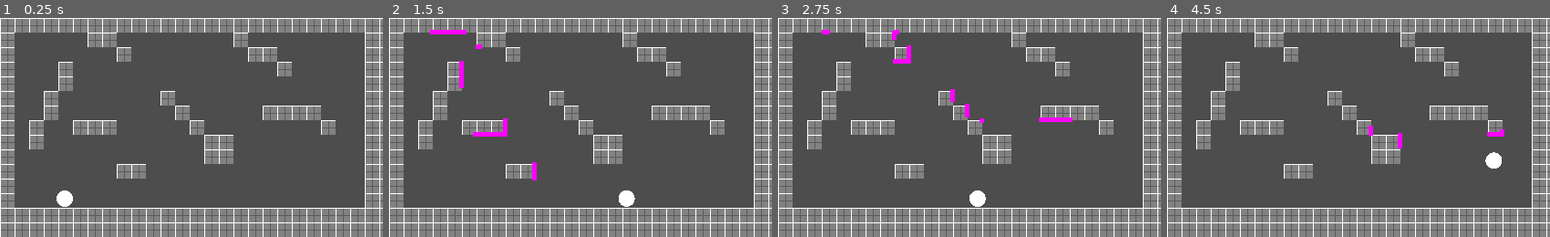
Above: before the commit, frames 1-4 (left to right).
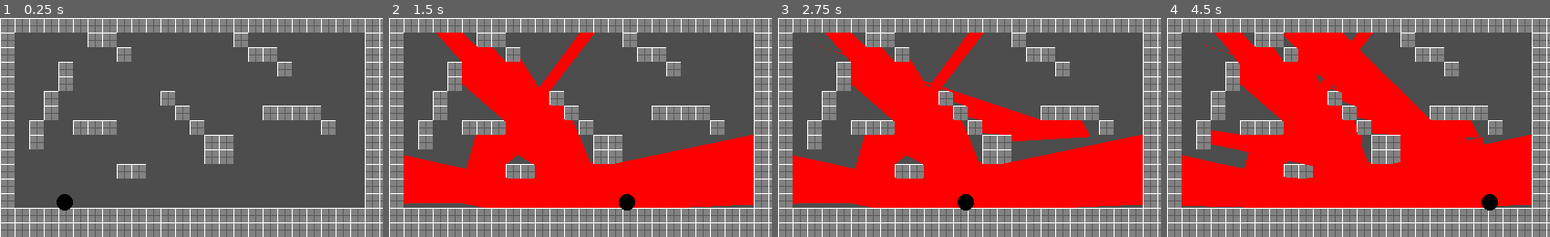
Above: after the commit, the same moments.

Repository: KingOfSpadesJFK/bhleg
Game: Godot game, scene res://levels/test_level.tscn
Two runs of this game, one before a commit and one after it. Both use one fixed random seed, a clock stepped at 60 frames per second and the inputs below.
Inputs (mouse positions are in pixels of both pictures, inside the frame that each line leads up to):
- Up to frame 1 (0.25 s): no input
- Up to frame 2 (1.5 s): tap Enter at 0.5 s; move the mouse to (664, 116) at 0.52 s; press the mouse at (664, 116) at 0.53 s; hold D (player_right) from 0.53 s (still down); tap Space (player_jump) at 0.77 s; move the mouse to (503, 138) at 1.27 s; release the mouse at (503, 138) at 1.28 s; click (503, 138) at 1.35 s
- Up to frame 3 (2.75 s): tap Space (player_jump) at 1.52 s; move the mouse to (1007, 79) at 2.02 s; release D (player_right) at 2.03 s; press the mouse at (1007, 79) at 2.03 s; hold A (player_left) from 2.03 s (still down)
- Up to frame 4 (4.5 s): move the mouse to (1339, 171) at 2.77 s; release A (player_left) at 2.78 s; release the mouse at (1339, 171) at 2.78 s; hold D (player_right) 2.78-4.28 s; click (1339, 171) at 2.85 s; tap Space (player_jump) at 3.02, 3.77 s; move the mouse to (1473, 160) at 3.52 s; press the mouse at (1473, 160) at 3.53 s; move the mouse to (1243, 94) at 4.27 s; release the mouse at (1243, 94) at 4.28 s; hold A (player_left) from 4.28 s (still down); click (1243, 94) at 4.35 s

The runs differ from the first frame. In frame 1, 0.3% of the frame differs, in the area x 14-20%, y 78-88%; in frame 2, 32%; in frame 3, 36%; in frame 4, 44%, in the area x 3-96%, y 6-88%.

Commit message:
flash creates polygons

Diff:
--- a/levels/test_level.tscn
+++ b/levels/test_level.tscn
@@ -11,5 +11,6 @@
 layer_0/tile_data = PackedInt32Array(917503, 65536, 1, 983039, 65536, 1, 1048575, 65536, 1, 1114111, 65536, 1, 851968,  …(4245 unchanged characters)…
 
 [node name="Player" parent="." instance=ExtResource("2_butpl")]
+z_index = 1
 position = Vector2(71, 179)
 collision_layer = 2
--- a/scenes/player.tscn
+++ b/scenes/player.tscn
@@ -2,17 +2,19 @@
 
 [ext_resource type="Script" path="res://scripts/player.gd" id="1_j74i2"]
 
+[sub_resource type="SphereMesh" id="SphereMesh_ful5p"]
+
 [sub_resource type="CircleShape2D" id="CircleShape2D_hw20r"]
-
-[sub_resource type="SphereMesh" id="SphereMesh_ful5p"]
+radius = 6.0
 
 [node name="Player" type="CharacterBody2D"]
 script = ExtResource("1_j74i2")
 
-[node name="CollisionShape2D" type="CollisionShape2D" parent="."]
-shape = SubResource("CircleShape2D_hw20r")
-
 [node name="MeshInstance2D" type="MeshInstance2D" parent="."]
+modulate = Color(0, 0, 0, 1)
 position = Vector2(0, 4.51671e-06)
 scale = Vector2(18.0204, 18)
 mesh = SubResource("SphereMesh_ful5p")
+
+[node name="CollisionShape2D" type="CollisionShape2D" parent="."]
+shape = SubResource("CircleShape2D_hw20r")
--- a/scripts/player.gd
+++ b/scripts/player.gd
@@ -5,14 +5,14 @@
 const SPEED = 200.0
 const JUMP_VELOCITY = -400.0
 const FLASH_RAY_LENGTH = 1000.0
-const FLASH_SPREAD = 45.0			# How wide the area of flash should be (in degrees)
+const FLASH_SPREAD = 90.0			# How wide the area of flash should be (in degrees)
 const FLASH_SAMPLES = 100
 
 # Get the gravity from the project settings to be synced with RigidBody nodes.
 var gravity = ProjectSettings.get_setting("physics/2d/default_gravity")
 
 var _do_flash: bool = false
-var _flash_direction: Vector2
+var _flash_angle: float
 var _flash_markers: Node
 @onready var _camera: Camera2D = $Camera2D
 
@@ -49,33 +49,56 @@
 	_flash_markers = Node.new()
 	add_child(_flash_markers)
 
-	# Raycast
+	# Initialize the new polygon
+	var verts: Array[Vector2] = []
+	verts.append(global_position)
+
+	# Initialize the raycasting
 	var space_state = get_world_2d().direct_space_state
-	var flash_angle: float = atan2(_flash_direction.y, _flash_direction.x)
 	var step: float = deg_to_rad(FLASH_SPREAD / FLASH_SAMPLES)
-	var angle: float = flash_angle - deg_to_rad(FLASH_SPREAD / 2.0)
+	var angle: float = deg_to_rad(_flash_angle - FLASH_SPREAD / 2.0)
+
+	# Raycast the samples
 	for i in range(FLASH_SAMPLES):
-		var dir = Vector2(cos(angle), sin(angle))
+		# Raycast
+		var dir = Vector2(cos(angle), sin(angle))	# Convert the current angle to a normal vector
 		var query = PhysicsRayQueryParameters2D.create(global_position, dir * FLASH_RAY_LENGTH)
 		var result = space_state.intersect_ray(query)
+
+		# Process the result
+		if result:
+			# Append to the polygon
+			verts.append(result.position)
+
+			# Create the debug marker
+			# var sp = Sprite2D.new()
+			# var t = PlaceholderTexture2D.new()
+			# t.size = Vector2(5,5)
+			# sp.texture = t
+			# sp.position = result.position
+			# _flash_markers.add_child(sp)
+
+		# Add the step
 		angle += step
-		if result:
-			var sp = Sprite2D.new()
-			var t = PlaceholderTexture2D.new()
-			t.size = Vector2(5,5)
-			sp.texture = t
-			sp.position = result.position
-			_flash_markers.add_child(sp)
 
+	# Finalize new polygon
+	var flash_poly: Polygon2D = Polygon2D.new()
+	flash_poly.color = Color(1,0,0,1)
+	flash_poly.polygon = PackedVector2Array(verts)
+	add_sibling(flash_poly)
 	_do_flash = false
 
 
 func _input(event):
-	if event is InputEventMouseButton:
+	if event is InputEventMouse:
 		if event.is_action_pressed("player_flash"):
 			var cpos = Vector2.ZERO					# Top-left camera position
 			if _camera:
 				cpos = _camera.global_position - get_viewport().get_visible_rect().size / 2
 			var epos = cpos + event.position		# Event position relative to world space
-			_flash_direction = (epos - global_position).normalized()
+			var n = (epos - global_position).normalized()
+			if n.is_zero_approx():
+				_flash_angle= 0.0
+			else:
+				_flash_angle = rad_to_deg(atan2(n.y, n.x))
 			_do_flash = true
Not shown, changed: .gitignore
